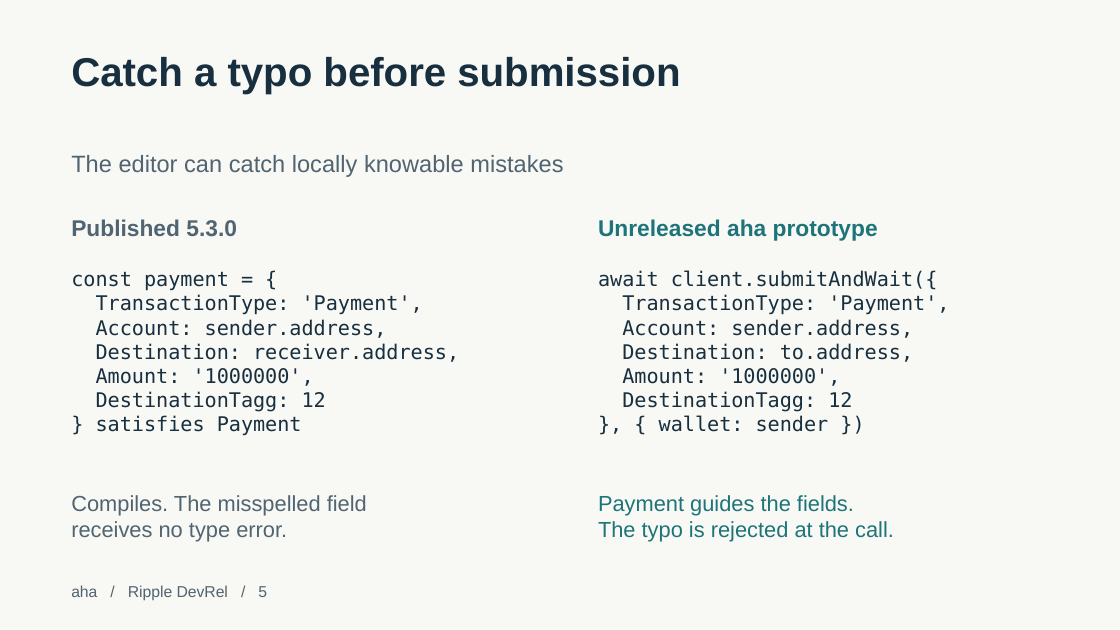
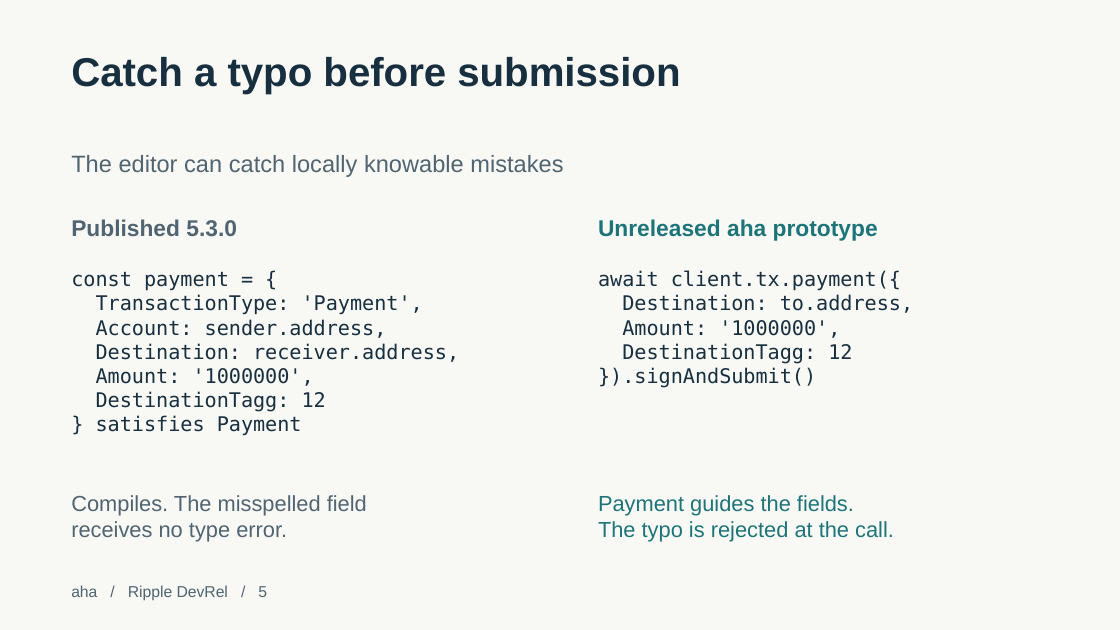
Before and after one commit to theahaco/xrpl.js, a slide deck: slide 5 of devx-audit/output/xrpl-devx-walkthrough.pptx. Drawn at 1120x630 pixels with LibreOffice and Linux fonts; fonts in the diff are those of the drawing. Boxes give left, top, right and bottom in pixels: in the first picture for what was removed or moved away, otherwise in the second. Text is boxed around its words. In the diff, an @@ line names an element or a change of style, - is before the commit and + after.

Commit message:
docs: record wallet-builder audit evidence

```diff
--- a/devx-audit/output/xrpl-devx-walkthrough.pptx
+++ b/devx-audit/output/xrpl-devx-walkthrough.pptx
@@ text at (x1=598, y1=270, x2=901, y2=291): text changed @@
-await client.submitAndWait({
-TransactionType: 'Payment',
-Account: sender.address,
+await client.tx.payment({
@@ text at (x1=598, y1=367, x2=816, y2=388): text changed @@
-}, { wallet: sender })
+}).signAndSubmit()
```
Also in this commit, not shown: 5 other slides changed, 1 slide added, 29 other files.
